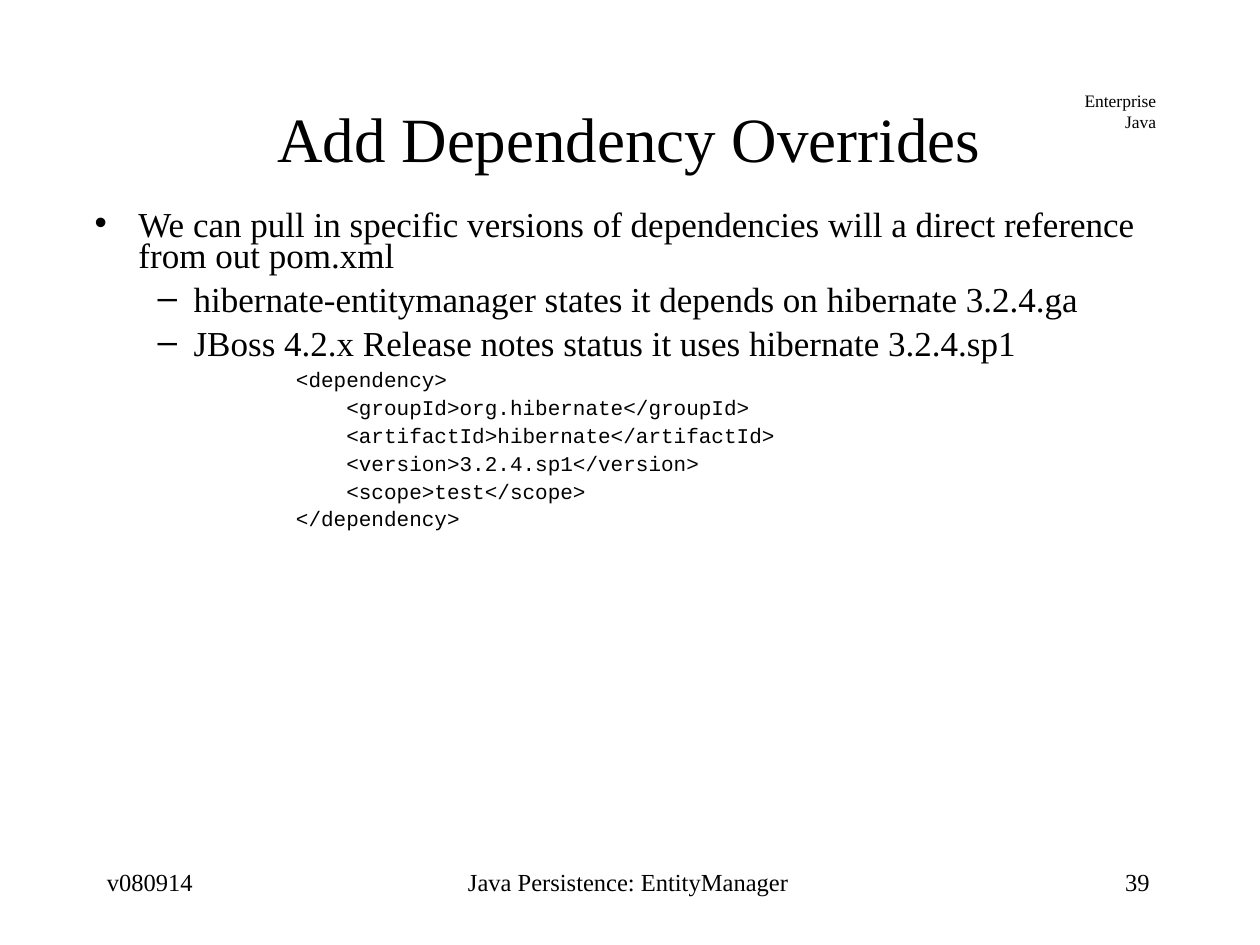
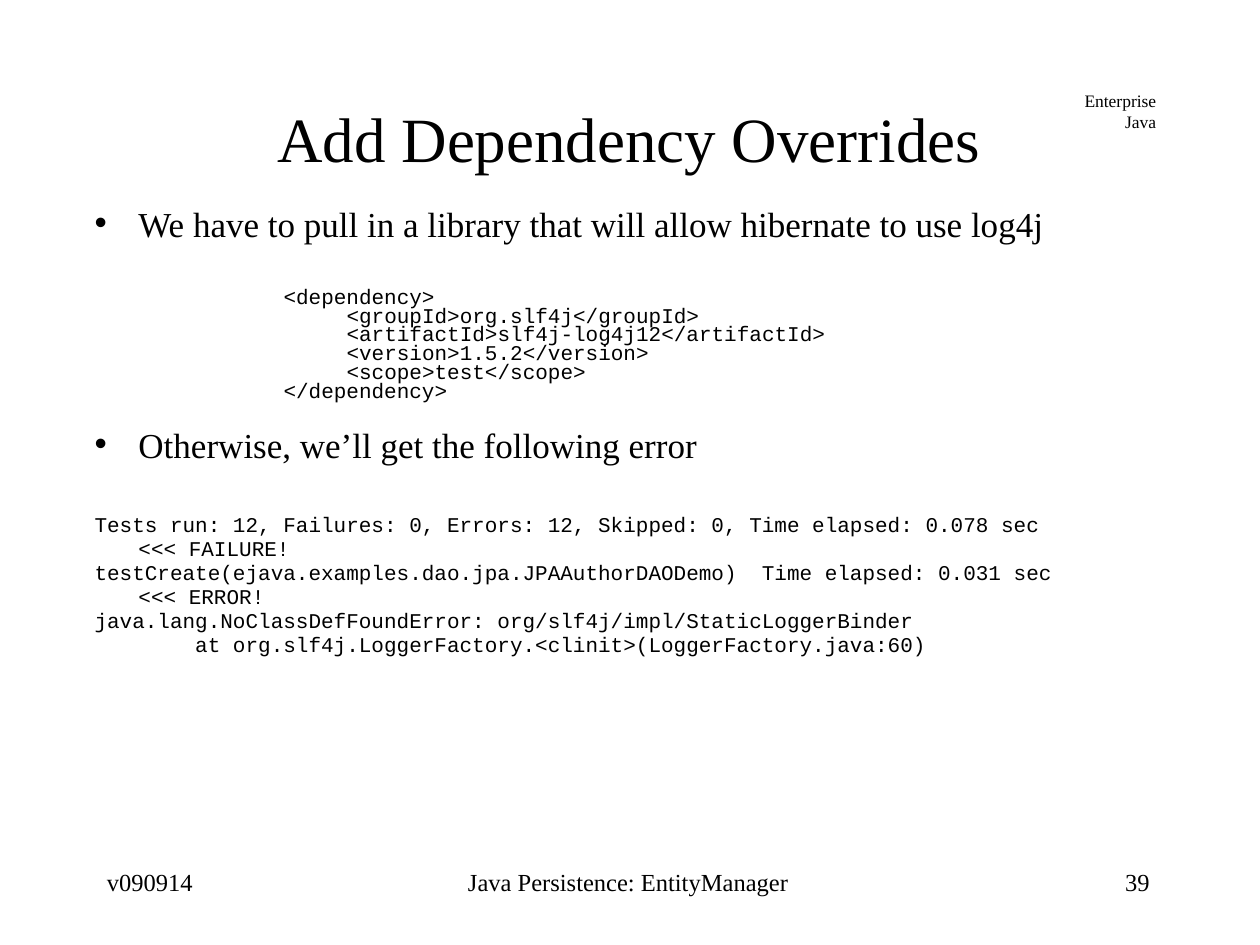
Before and after one commit to jcstaff/ejava-javaee, a slide deck: slide 39 of jpaDAO/src/site/resources/lectures/entityMgr.ppt. Drawn at 1260x945 pixels with LibreOffice and Linux fonts; fonts in the diff are those of the drawing. Boxes give left, top, right and bottom in pixels: in the first picture for what was removed or moved away, otherwise in the second. Text is boxed around its words. In the diff, an @@ line names an element or a change of style, - is before the commit and + after.

```diff
--- a/jpaDAO/src/site/resources/lectures/entityMgr.ppt
+++ b/jpaDAO/src/site/resources/lectures/entityMgr.ppt
@@ text at (x1=138, y1=212, x2=1043, y2=244): text changed @@
-• We can pull in specific versions of dependencies will a direct reference from out pom.xml
-  – hibernate-entitymanager states it depends on hibernate 3.2.4.ga
-  – JBoss 4.2.x Release notes status it uses hibernate 3.2.4.sp1
+• We have to pull in a library that will allow hibernate to use log4j
@@ text at (x1=284, y1=289, x2=585, y2=403): list level 1 to 4 in "<dependency>"; line spacing 0.55 to 0.4; list level 1 to 5 in "<scope>test</scope>"; list level 1 to 4 in "</dependency>" @@
@@ text at (x1=346, y1=308, x2=824, y2=367): text changed @@
-<groupId>org.hibernate</groupId>
-<artifactId>hibernate</artifactId>
-<version>3.2.4.sp1</version>
+        <groupId>org.slf4j</groupId>
+        <artifactId>slf4j-log4j12</artifactId>
+        <version>1.5.2</version>
@@ text at (x1=94, y1=433, x2=1052, y2=657): paragraphs added @@
+• Otherwise, we’ll get the following error
+Tests run: 12, Failures: 0, Errors: 12, Skipped: 0, Time elapsed: 0.078 sec
+<<< FAILURE!
+testCreate(ejava.examples.dao.jpa.JPAAuthorDAODemo) Time elapsed: 0.031 sec
+<<< ERROR!
+java.lang.NoClassDefFoundError: org/slf4j/impl/StaticLoggerBinder
+at org.slf4j.LoggerFactory.<clinit>(LoggerFactory.java:60)
@@ text at (x1=107, y1=874, x2=193, y2=892): text changed @@
-v080914
+v090914
```
Also in this commit, not shown: 50 other slides changed, 1 other file.
